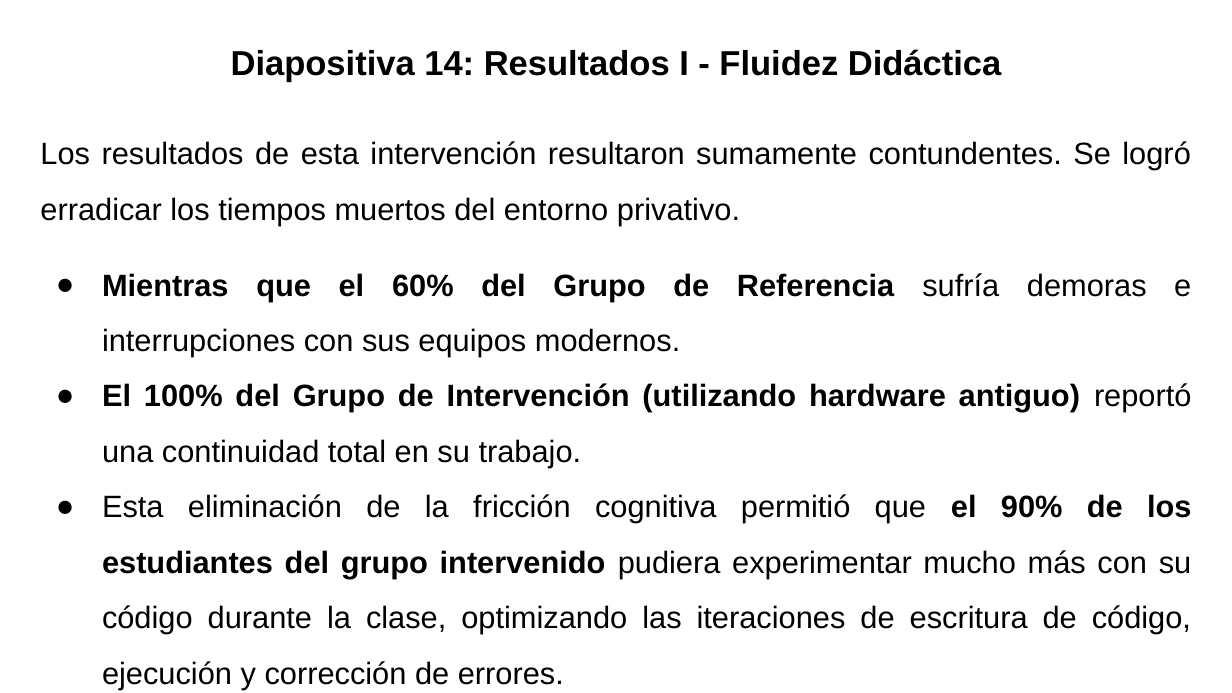
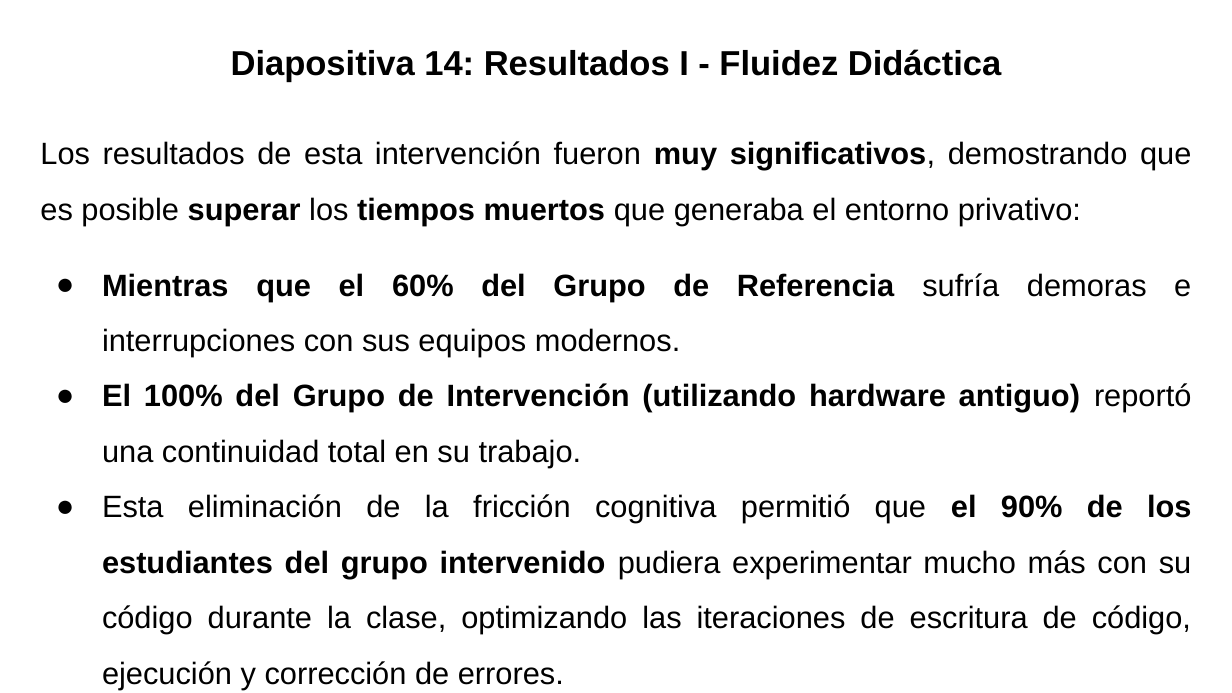
Before and after one commit to gabrielinuz/gabrielinuz.github.io, a slide deck: slide 15 of doc/GUION_DE_DEFENSA_LTE.pptx. Drawn at 1232x693 pixels with LibreOffice and Linux fonts; fonts in the diff are those of the drawing. Boxes give left, top, right and bottom in pixels: in the first picture for what was removed or moved away, otherwise in the second. Text is boxed around its words. In the diff, an @@ line names an element or a change of style, - is before the commit and + after.

```diff
--- a/doc/GUION_DE_DEFENSA_LTE.pptx
+++ b/doc/GUION_DE_DEFENSA_LTE.pptx
@@ text at <box>40,141,1191,225</box>: text changed @@
-Los resultados de esta intervención resultaron sumamente contundentes. Se logró erradicar los tiempos muertos del entorno privativo.
+Los resultados de esta intervención fueron muy significativos, demostrando que es posible superar los tiempos muertos que generaba el entorno privativo:
```
Also in this commit, not shown: 9 other slides changed, 1 slide removed, 1 other file.
